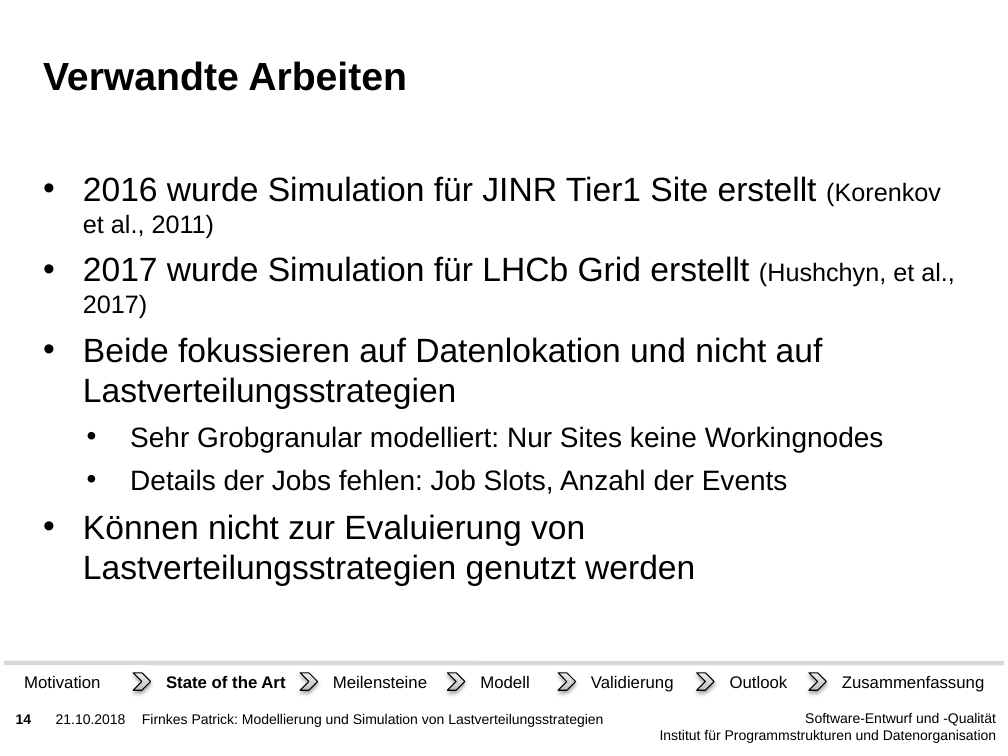
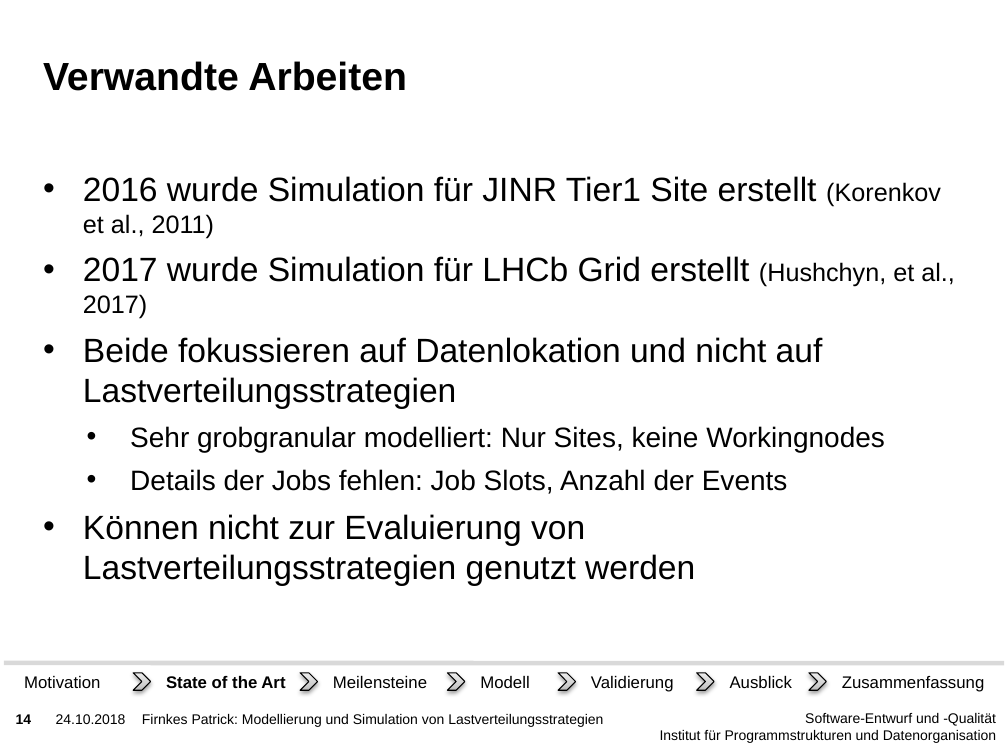
Before and after one commit to PatFirn/wlcg-loadbalancing, a slide deck: slide 14 of presentations/abschluss.pptx. Drawn at 1008x756 pixels with LibreOffice and Linux fonts; fonts in the diff are those of the drawing; background and template pictures are left out. Boxes give left, top, right and bottom in pixels: in the first picture for what was removed or moved away, otherwise in the second. Text is boxed around its words. In the diff, an @@ line names an element or a change of style, - is before the commit and + after.

```diff
--- a/presentations/abschluss.pptx
+++ b/presentations/abschluss.pptx
@@ text at <box>130,426,885,452</box>: text changed @@
-  • Sehr Grobgranular modelliert: Nur Sites keine Workingnodes
+  • Sehr grobgranular modelliert: Nur Sites, keine Workingnodes
@@ text at <box>730,676,792,688</box>: text changed @@
-Outlook
+Ausblick
@@ text at <box>56,714,126,724</box>: text changed @@
-21.10.2018
+24.10.2018
```
Also in this commit, not shown: 31 other slides changed.
